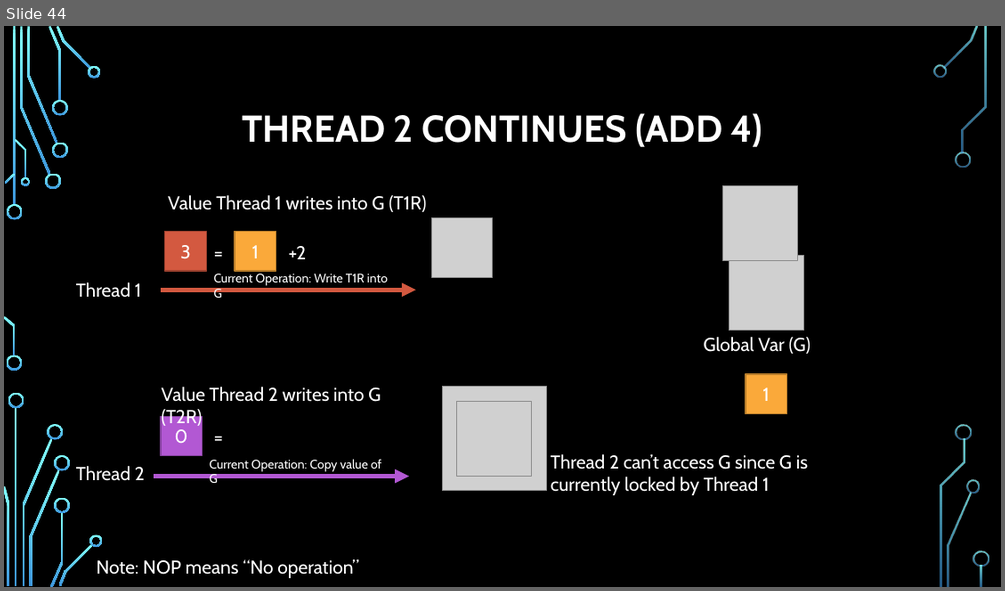
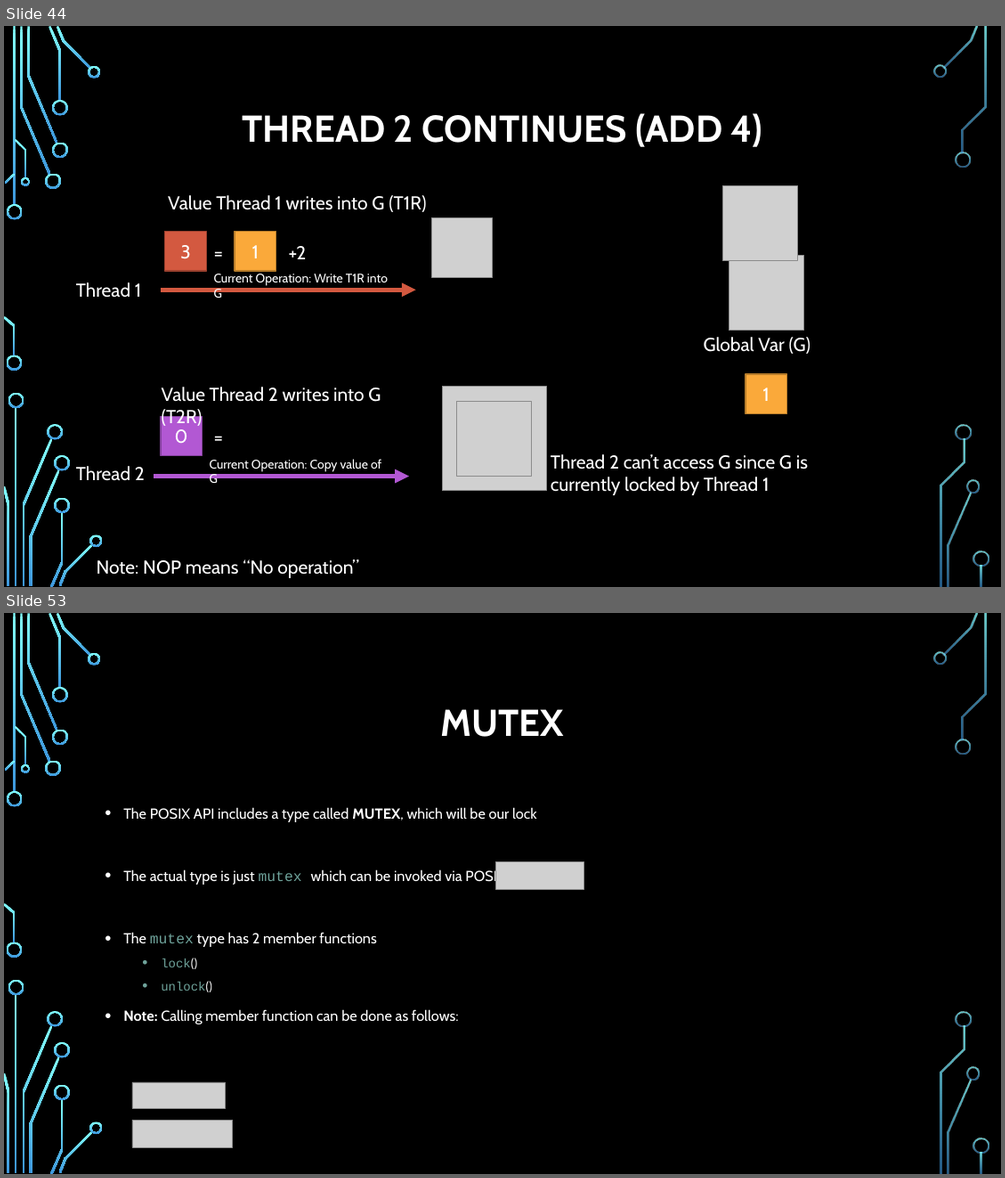
Before and after one commit to psypdt/Advanced_Summer_Course, a slide deck: Day3/Day_3.pptx. Shown one above the other, each under a label of ours: slide 44 before the commit, slides 44 and 53 after it; the slides between them are not shown. The pictures are 1005x591 and 1005x1178 pixels, drawn with LibreOffice and Linux fonts; fonts in the diff are those of the drawing; grey boxes stand for pictures; background and template pictures are left out. Boxes give left, top, right and bottom in pixels: in the first picture for what was removed or moved away, otherwise in the second. Text is boxed around its words. In the diff, an @@ line names an element or a change of style, - is before the commit and + after.

```diff
--- a/Day3/Day_3.pptx
+++ b/Day3/Day_3.pptx
@@ slide 53 added at <box>4,613,1001,1174</box>, background picture (left out); not listed: 36 template elements that a slide beside it also shows @@
@@ title added at <box>441,709,564,737</box>, 36 pt, text #FFFFFF, bold @@
+MUTEX
@@ text added at <box>123,807,537,1024</box>, 14 pt, text #FFFFFF @@
+• The POSIX API includes a type called MUTEX, which will be our lock
+• The actual type is just mutex which can be invoked via POSIX
+• The mutex type has 2 member functions
+  • lock()
+  • unlock()
+• Note: Calling member function can be done as follows:
@@ picture added at <box>496,862,584,890</box> @@
@@ picture added at <box>132,1082,226,1108</box> @@
@@ picture added at <box>132,1120,232,1148</box> @@
```
Also in this commit, not shown: 6 slides changed, 8 other slides added.
